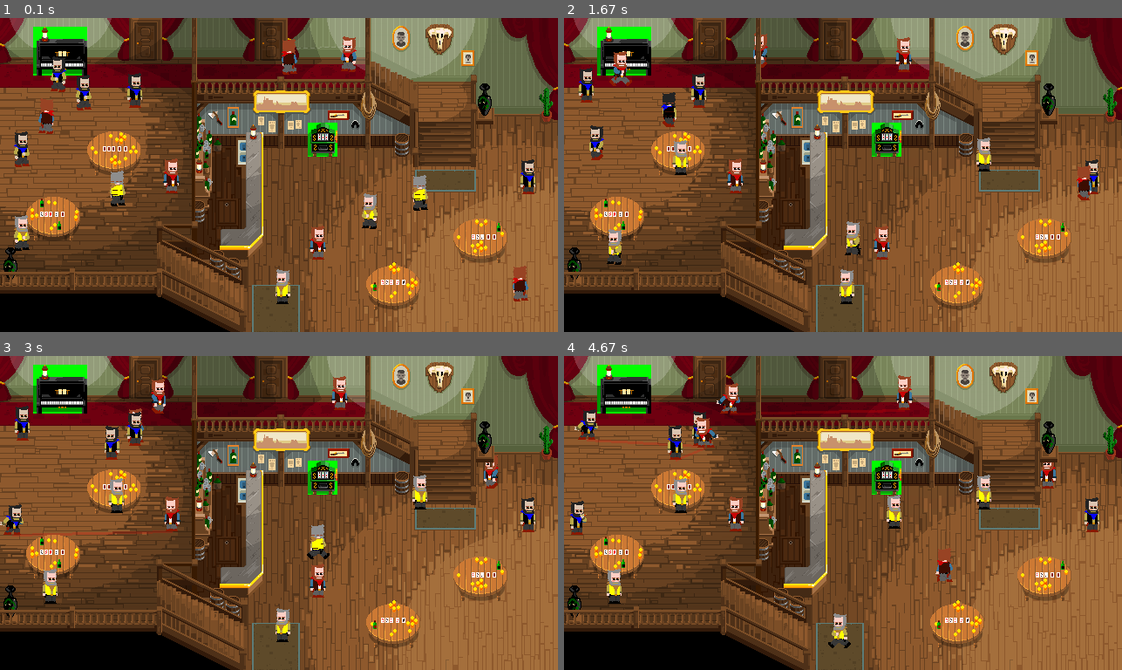
Above: before the commit, frames 1-4 (two rows, left to right).
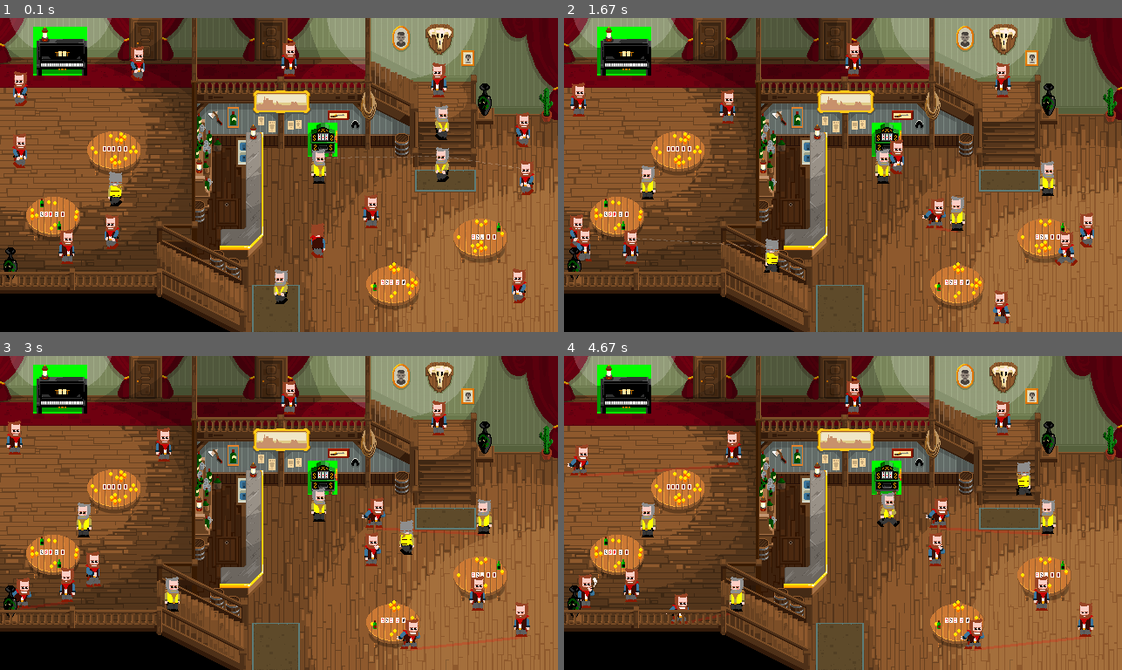
Above: after the commit, the same moments.

Repository: yboog/ragtime-rumble
Game: pygame game, started from drunkparanoia/drunkparanoia/__main__.py
Same seed, same stepped clock (60 frames per second), same inputs: the game is played once before the commit and once after it.
Inputs:
- Up to frame 1 (0.1 s): no input
- Up to frame 2 (1.67 s): no input
- Up to frame 3 (3 s): no input
- Up to frame 4 (4.67 s): no input

The runs differ from the first frame. In frame 1, 5.7% of the frame differs, in the area x 2-96%, y 5-92%; in frame 2, 7.4%; in frame 3, 7.7%; in frame 4, 7.8%, in the area x 0-96%, y 6-94%.

Commit message:
Add Selection screen

Diff:
--- a/drunkparanoia/drunkparanoia/__main__.py
+++ b/drunkparanoia/drunkparanoia/__main__.py
@@ -3,43 +3,25 @@
 # import pickle
 import pygame
 
-from drunkparanoia.io import load_skins
-from drunkparanoia.render import render_game, render_no_player
-from drunkparanoia.scene import load_scene
+from drunkparanoia.io import load_skins, list_joysticks, load_main_resources
+from drunkparanoia.render import render_game
+from drunkparanoia.scene import load_scene, GameLoop
 
 pygame.init()
 screen = pygame.display.set_mode((640, 360), pygame.SCALED | pygame.FULLSCREEN)
 # screen = pygame.display.set_mode((640, 360), pygame.SCALED)
-# screen = pygame.display.set_mode((640, 360))
+screen = pygame.display.set_mode((640, 360))
 pygame.joystick.init()
 load_skins()
+load_main_resources()
 
 scene = load_scene('resources/scenes/saloon.json')
-for i in range(min(4, pygame.joystick.get_count())):
-    joystick = pygame.joystick.Joystick(i)
-    joystick.init()
-    scene.create_player(joystick)
-
-scene.create_npcs()
+loop = GameLoop()
+loop.start_scene(scene)
 replay = []
-clock = pygame.time.Clock()
-continue_ = True
-while continue_:
-    for event in pygame.event.get():
-        end = (
-            event.type == pygame.KEYDOWN and
-            event.key == pygame.K_ESCAPE or
-            event.type == pygame.QUIT)
-        if end:
-            continue_ = False
-    # if not scene.players:
-    #     render_no_player(screen)
-    #     clock.tick(60)
-    #     pygame.display.update()
-    #     continue
-    next(scene)
+while not loop.done:
+    next(loop)
     # replay.append(pickle.dumps(scene))
-    render_game(screen, scene)
-    clock.tick(60)
+    render_game(screen, loop)
     pygame.display.update()
 sys.exit(0)
--- a/drunkparanoia/drunkparanoia/background.py
+++ b/drunkparanoia/drunkparanoia/background.py
@@ -16,8 +16,10 @@
 
 
 class Prop:
-    def __init__(self, image, position, center, box, scene):
+    def __init__(
+            self, image, position, center, box, visible_at_dispatch, scene):
         self.coordinates = Coordinates(position)
+        self.visible_at_dispatch = visible_at_dispatch
         self.center = center
         self.image = image
         self.scene = scene
--- a/drunkparanoia/drunkparanoia/character.py
+++ b/drunkparanoia/drunkparanoia/character.py
@@ -7,15 +7,13 @@
 
 
 class Player:
-    _index = 0
-
-    def __init__(self, character, joystick, scene):
+
+    def __init__(self, character, joystick, index, scene):
         self.character = character
         self.scene = scene
         self.joystick = joystick
         self.life = COUNTDOWNS.MAX_LIFE
-        self.index = self._index
-        Player._index += 1
+        self.index = index
 
     def kill(self, target, black_screen=False):
         self.character.kill(target, black_screen)
--- a/drunkparanoia/drunkparanoia/config.py
+++ b/drunkparanoia/drunkparanoia/config.py
@@ -20,6 +20,13 @@
 ]
 LOOPING_ANIMATIONS = ['idle', 'walk', 'piano', 'poker', 'suspicious']
 HOLDABLE_ANIMATIONS = ['call', 'death', 'coma']
+
+
+class LOOP_STATUSES:
+    PAUSE = 'pause'
+    AWAITING = 'awaiting'
+    DISPATCHING = 'assignation'
+    BATTLE = 'fight'
 
 
 class COUNTDOWNS:
@@ -78,6 +85,7 @@
     UP_RIGHT = 'up_right'
     DOWN_RIGHT = 'down_right'
 
+    ALL = LEFT, RIGHT, UP, DOWN, UP_LEFT, DOWN_LEFT, UP_RIGHT, DOWN_RIGHT
     RIGHTS = RIGHT, UP_RIGHT, DOWN_RIGHT
     LEFTS = LEFT, UP_LEFT, DOWN_LEFT
     DIAGONALS = DOWN_LEFT, DOWN_RIGHT, UP_LEFT, UP_RIGHT
--- a/drunkparanoia/drunkparanoia/io.py
+++ b/drunkparanoia/drunkparanoia/io.py
@@ -2,14 +2,39 @@
 import json
 import pygame
 import itertools
-import numpy as np
-from PIL import Image
-
 from drunkparanoia.config import GAMEROOT
+from drunkparanoia.joystick import get_current_commands
 
 
 _animation_store = {}
 _image_store = {}
+
+
+def load_main_resources():
+    load_image('resources/ui/gamepad.png', (0, 255, 0))
+
+
+def quit_event():
+    return any((
+        event.type == pygame.KEYDOWN and
+        event.key == pygame.K_ESCAPE or
+        event.type == pygame.QUIT)
+        for event in pygame.event.get())
+
+
+def list_joysticks():
+    pygame.joystick.init()
+    pygame.joystick.get_count()
+    joysticks = []
+    for i in range(pygame.joystick.get_count()):
+        try:
+            joystick = pygame.joystick.Joystick(i)
+            joystick.init()
+            get_current_commands(joystick)
+            joysticks.append(joystick)
+        except BaseException:
+            print(f'Unsupported joystick {joystick.get_name()}')
+    return joysticks[:4]
 
 
 def swap_colors(surface, palette1, palette2):
@@ -70,13 +95,12 @@
 
 def load_frames(
         filepath, frame_size, key_color,
-        palette1=None, palette2=None, variation=None):
+        palette1=None, palette2=None, variation=0):
     """
     Split a huge sheet in memory.
     """
-    filepath = filename_id = f'{GAMEROOT}/{filepath}'
-    if variation is not None:
-        filename_id = f'{GAMEROOT}/{filepath}.{variation}'
+    filepath = f'{GAMEROOT}/{filepath}'
+    filename_id = f'{GAMEROOT}/{filepath}.{variation}'
     if _animation_store.get(filename_id):
         return _animation_store.get(filename_id, [])
 
--- a/drunkparanoia/drunkparanoia/render.py
+++ b/drunkparanoia/drunkparanoia/render.py
@@ -2,8 +2,41 @@
 import math
 import pygame
 from drunkparanoia.io import get_image
-from drunkparanoia.config import COUNTDOWNS
-from drunkparanoia.character import Character
+from drunkparanoia.config import COUNTDOWNS, LOOP_STATUSES
+from drunkparanoia.scene import column_to_group
+# from drunkparanoia.character import Character
+
+
+def render_game(screen, loop):
+    if loop.status == LOOP_STATUSES.BATTLE:
+        render_scene(screen, loop.scene)
+    if loop.status == LOOP_STATUSES.DISPATCHING:
+        render_dispatching(screen, loop)
+
+
+def render_dispatching(screen, loop):
+    screen.fill((0, 0, 0))
+    elements = [p for p in loop.scene.props if p.visible_at_dispatch]
+    elements += loop.scene.characters
+    for element in sorted(elements, key=lambda elt: elt.switch):
+        render_element(screen, element)
+    gamepad_image = get_image('resources/ui/gamepad.png')
+    offset_x = gamepad_image.get_size()[0] / 2
+    offset_y = gamepad_image.get_size()[1] / 2
+    column_counts = [0, 0, 0, 0, 0]
+    for i, _ in enumerate(loop.dispatcher.joysticks):
+        column = loop.dispatcher.joysticks_column[i]
+        row = column_counts[column]
+        startups = loop.scene.startups
+        if column == 2:  # Unassigned
+            position = startups['unassigned'][row]
+        else:
+            group = startups['groups'][column_to_group(column)]
+            position = group['assigned'][row]
+        x = position[0] - offset_x
+        y = position[1] - offset_y
+        screen.blit(gamepad_image, (x, y))
+        column_counts[column] += 1
 
 
 def render_no_player(screen):
@@ -15,7 +48,7 @@
     screen.blit(text, text_rect)
 
 
-def render_game(screen, scene):
+def render_scene(screen, scene):
     # Background Color.
     if scene.black_screen_countdown:
         render_death_screen(screen, scene)
--- a/drunkparanoia/drunkparanoia/scene.py
+++ b/drunkparanoia/drunkparanoia/scene.py
@@ -1,6 +1,8 @@
 import sys
 import json
 import random
+import pygame
+
 import itertools
 
 from drunkparanoia.background import Prop, Background, Overlay
@@ -8,9 +10,11 @@
 from drunkparanoia.coordinates import (
     box_hit_box, point_in_rectangle, box_hit_polygon, path_cross_polygon,
     path_cross_rect)
-from drunkparanoia.config import DIRECTIONS, GAMEROOT, COUNTDOWNS
+from drunkparanoia.config import (
+    DIRECTIONS, GAMEROOT, COUNTDOWNS, LOOP_STATUSES)
 from drunkparanoia.duel import find_possible_duels
-from drunkparanoia.io import load_image, load_data
+from drunkparanoia.io import load_image, load_data, quit_event, list_joysticks
+from drunkparanoia.joystick import get_current_commands
 from drunkparanoia.sprite import SpriteSheet
 
 
@@ -20,12 +24,19 @@
     with open(filepath, 'r') as f:
         data = json.load(f)
     scene = Scene()
+    scene.character_number = data['character_number']
     scene.name = data['name']
     scene.no_go_zones = data['no_go_zones']
     scene.walls = data['walls']
     scene.stairs = data['stairs']
     scene.targets = data['targets']
     scene.fences = data['fences']
+    scene.startups = data['startups']
+    popspots = data['popspots'][:]
+    random.shuffle(popspots)
+    scene.popspot_generator = itertools.cycle(popspots)
+    scene.character_generator = itertools.cycle(data['characters'])
+
     position = data['score']['ol']['position']
     image = load_image(data['score']['ol']['file'], key_color=(0, 255, 0))
     scene.score_ol = Overlay(image, position, sys.maxsize)
@@ -51,27 +62,136 @@
         position = prop['position']
         center = prop['center']
         box = prop['box']
-        prop = Prop(image, position, center, box, scene)
+        visible_at_dispatch = prop['visible_at_dispatch']
+        prop = Prop(image, position, center, box, visible_at_dispatch, scene)
         scene.props.append(prop)
-
-    spots = data['popspots'][:]
-    random.shuffle(spots)
-    spots = itertools.cycle(spots)
-    characters = itertools.cycle(data['characters'])
-    for _ in range(data['character_number']):
-        character = next(characters)
-        position = next(spots)
-        spritesheet = SpriteSheet(load_data(character['file']))
-        directions = DIRECTIONS.LEFT, DIRECTIONS.RIGHT
-        character = Character(position, spritesheet, character['variation'], scene)
-        character.direction = random.choice(directions)
-        scene.characters.append(character)
 
     for interaction_zone in data['interactions']:
         zone = InteractionZone(interaction_zone)
         scene.interaction_zones.append(zone)
 
     return scene
+
+
+class GameLoop:
+    def __init__(self):
+        self.status = LOOP_STATUSES.AWAITING
+        self.scene = None
+        self.dispatcher = None
+        self.done = False
+        self.clock = pygame.time.Clock()
+
+    def start_scene(self, scene):
+        self.status = LOOP_STATUSES.DISPATCHING
+        self.dispatcher = PlayerDispatcher(scene, list_joysticks())
+        self.scene = scene
+
+    def __next__(self):
+        self.done = self.done or quit_event()
+        if self.done:
+            return
+
+        match self.status:
+            case LOOP_STATUSES.BATTLE:
+                next(self.scene)
+                self.clock.tick(60)
+
+            case LOOP_STATUSES.DISPATCHING:
+                next(self.dispatcher)
+                self.clock.tick(60)
+                if self.dispatcher.done:
+                    self.start_game()
+
+    def start_game(self):
+        while len(self.scene.characters) <= self.scene.character_number:
+            self.scene.build_character()
+        self.scene.create_npcs()
+        self.status = LOOP_STATUSES.BATTLE
+
+
+class PlayerDispatcher:
+
+    def __init__(self, scene, joysticks):
+        self.done = False
+        self.scene = scene
+        self.joysticks = joysticks
+        self.joysticks_column = [2] * len(joysticks)
+        self.characters = [None, None, None, None]
+        self.cooldowns = [0, 0, 0, 0]
+        self.assigned = [None, None, None, None, None]
+        self.players = [None for _ in range(len(joysticks))]
+
+    def eval_player_selection(self, i, joystick):
+        group = column_to_group(self.joysticks_column[i])
+        if get_current_commands(joystick).get('LEFT'):
+            character = self.characters[group][0]
+        elif get_current_commands(joystick).get('RIGHT'):
+            character = self.characters[group][1]
+        elif get_current_commands(joystick).get('UP'):
+            character = self.characters[group][2]
+        elif get_current_commands(joystick).get('DOWN'):
+            character = self.characters[group][3]
+        else:
+            return
+        player = Player(character, joystick, i, self.scene)
+        self.scene.players.append(player)
+        self.players[i] = player
+
+    def __next__(self):
+        if self.done:
+            return
+
+        for i, joystick in enumerate(self.joysticks):
+            if self.cooldowns[i] > 0:
+                self.cooldowns[i] -= 1
+                continue
+
+            if joystick in self.assigned:
+                if not self.players[i]:
+                    self.eval_player_selection(i, joystick)
+                continue
+
+            if get_current_commands(joystick).get('LEFT'):
+                value = max((0, self.joysticks_column[i] - 1))
+                self.joysticks_column[i] = value
+                self.cooldowns[i] = 10
+
+            elif get_current_commands(joystick).get('RIGHT'):
+                value = min((4, self.joysticks_column[i] + 1))
+                self.joysticks_column[i] = value
+                self.cooldowns[i] = 10
+
+            elif get_current_commands(joystick).get('A'):
+                column = self.joysticks_column[i]
+                if column == 2:
+                    continue
+                if self.assigned[column] is None:
+                    self.assigned[column] = joystick
+                    self.generate_characters(column)
+
+        self.done = sum(bool(p) for p in self.players) == len(self.joysticks)
+
+    def generate_characters(self, column):
+        index = column_to_group(column)
+        group = self.scene.startups['groups'][index]
+        directions = {
+            'left': DIRECTIONS.RIGHT,
+            'right': DIRECTIONS.LEFT,
+            'up': DIRECTIONS.DOWN,
+            'down': DIRECTIONS.UP}
+
+        self.characters[index] = [
+            self.scene.build_character(group['popspots'][position], direction)
+            for position, direction in directions.items()]
+
+
+def column_to_group(column):
+    """
+    On dispatching screen, the column 2 is the unisgned one.
+    To find the corresponding startups group, you need top map the column to
+    the group and swallow the 2 index.
+    """
+    return column if column < 2 else column - 1
 
 
 class Scene:
@@ -94,7 +214,20 @@
         self.stairs = []
         self.targets = []
         self.fences = []
+
         self.black_screen_countdown = 0
+        self.popspot_generator = None
+        self.character_generator = None
+
+    def build_character(self, position=None, direction=None):
+        position = position or next(self.popspot_generator)
+        direction = direction or random.choice(DIRECTIONS.ALL)
+        char = next(self.character_generator)
+        spritesheet = SpriteSheet(load_data(char['file']))
+        char = Character(position, spritesheet, char['variation'], self)
+        char.direction = direction
+        self.characters.append(char)
+        return char
 
     def score_image(self, player_n, score):
         index = int(round((score / COUNTDOWNS.MAX_LIFE) * 3))
@@ -158,15 +291,6 @@
             self.possible_duels = []
             return
         self.possible_duels = find_possible_duels(self)
-
-    def create_player(self, joystick):
-        player_characters = [player.character for player in self.players]
-        for character in self.characters:
-            if character in player_characters:
-                continue
-            player = Player(character, joystick, self)
-            self.players.append(player)
-            return
 
     def find_player(self, character):
         for player in self.players:
--- a/drunkparanoia/resources/scenes/saloon.json
+++ b/drunkparanoia/resources/scenes/saloon.json
@@ -1404,7 +1404,7 @@
   "props": [
     {
       "file": "resources/props/poker-droite-bas.png",
-      "visible_at_splash": true,
+      "visible_at_dispatch": true,
       "position": [
         450,
         325
@@ -1422,7 +1422,7 @@
     },
     {
       "file": "resources/props/poker-droite-haut.png",
-      "visible_at_splash": true,
+      "visible_at_dispatch": true,
       "position": [
         550,
         275
@@ -1440,7 +1440,7 @@
     },
     {
       "file": "resources/props/poker-gauche-bas.png",
-      "visible_at_splash": true,
+      "visible_at_dispatch": true,
       "position": [
         60,
         250
@@ -1458,7 +1458,7 @@
     },
     {
       "file": "resources/props/poker-gauche-haut.png",
-      "visible_at_splash": true,
+      "visible_at_dispatch": true,
       "position": [
         130,
         175
@@ -1476,7 +1476,7 @@
     },
     {
       "file": "resources/props/piano.png",
-      "visible_at_splash": false,
+      "visible_at_dispatch": false,
       "position": [
         70,
         30
@@ -1494,7 +1494,7 @@
     },
     {
       "file": "resources/props/machine-a-sous.png",
-      "visible_at_splash": false,
+      "visible_at_dispatch": false,
       "position": [
         370,
         130
--- a/scripts/zone_coord.py
+++ b/scripts/zone_coord.py
@@ -182,7 +182,9 @@
             return
         if orientation != QtCore.Qt.Horizontal:
             return
-        return ('file', 'position', 'center', 'box', 'visible at splash')[section]
+        return (
+            'file', 'position', 'center', 'box',
+            'visible at dispatch')[section]
 
     def flags(self, index):
         flags = super().flags(index)
@@ -218,7 +220,7 @@
             case 4:
                 if value.lower() not in ('true', 'false'):
                     return False
-                prop['visible_at_splash'] = value.lower() == 'true'
+                prop['visible_at_dispatch'] = value.lower() == 'true'
         self.changed.emit()
         return True
 
@@ -230,7 +232,7 @@
         try:
             key = (
                 'file', 'position', 'center', 'box',
-                'visible_at_splash')[index.column()]
+                'visible_at_dispatch')[index.column()]
             return str(self.model.data['props'][index.row()][key])
         except IndexError:
             print('fail', index)
Not shown, added: drunk-paranoia
Binary file added: drunkparanoia/resources/ui/gamepad.png
Binary file added: refs/UI/UI-manette-1.png
Binary file added: refs/UI/UI-manette-2.png
Binary file added: refs/UI/UI-manette-3.png
Binary file added: refs/UI/UI-manette.png
